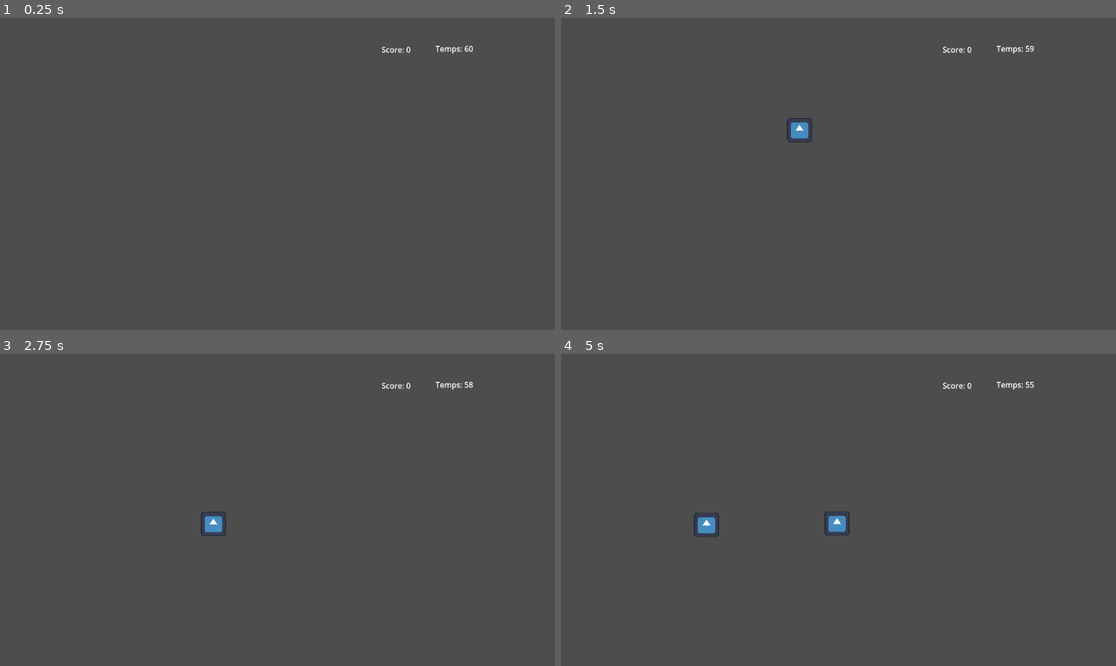
Above: before the commit, frames 1-4 (two rows, left to right).
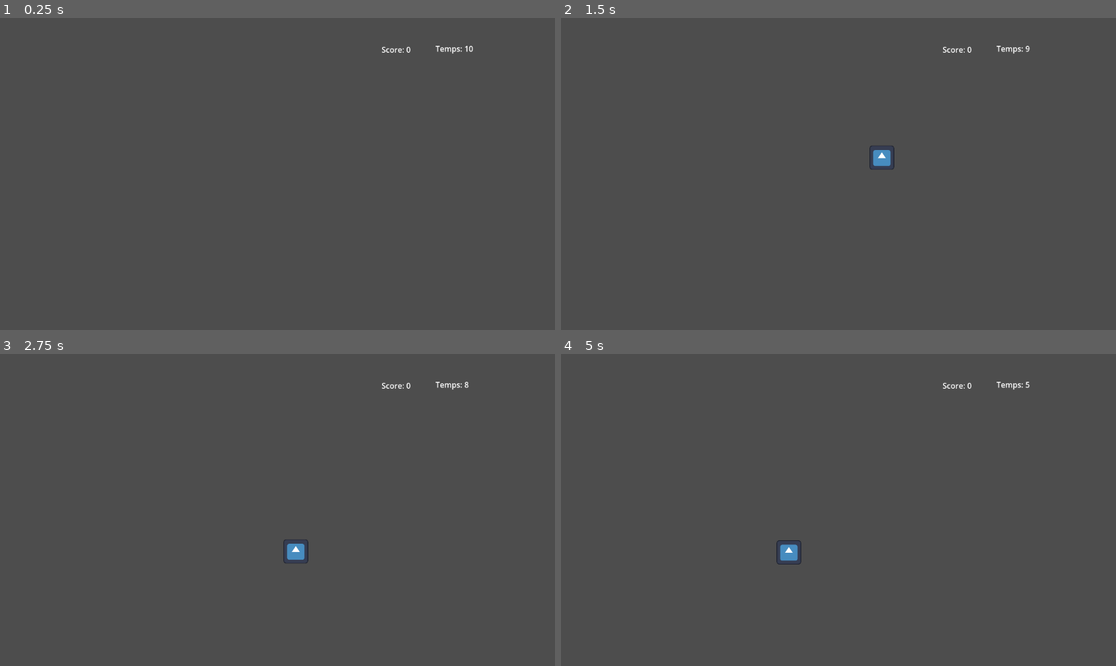
Above: after the commit, the same moments.

Repository: GOAT251/wack-a-mole
Game: Godot game, scene res://main.tscn
Two runs of this game, one before a commit and one after it. Both use one fixed random seed, a clock stepped at 60 frames per second and the inputs below. The engine's default icon, where the game draws it, is replaced by a stand-in: a white triangle on a blue panel in a dark square.
Inputs (mouse positions are in pixels of both pictures, inside the frame that each line leads up to):
- Up to frame 1 (0.25 s): no input
- Up to frame 2 (1.5 s): tap Enter at 0.5 s; move the mouse to (644, 111) at 0.52 s; click (644, 111) at 0.67 s; tap Space at 1.25 s; move the mouse to (710, 111) at 1.27 s; click (710, 111) at 1.42 s
- Up to frame 3 (2.75 s): move the mouse to (222, 450) at 2.02 s; click (222, 450) at 2.17 s
- Up to frame 4 (5 s): tap Enter at 2.75, 4.25 s; move the mouse to (844, 450) at 2.77 s; click (844, 450) at 2.92 s; tap Space at 3.5 s; move the mouse to (916, 450) at 3.52 s; click (916, 450) at 3.67 s; move the mouse to (688, 510) at 4.27 s; click (688, 510) at 4.42 s

The runs differ from the first frame. In frame 1, less than 0.1% of the frame differs, in the area x 83-85%, y 8-11%; in frame 2, 0.4%; in frame 3, 0.4%; in frame 4, 0.6%, in the area x 23-86%, y 8-68%.

Commit message:
Fonctionnalité : Ajout du système de niveaux et de l'écran de fin

Diff:
--- /dev/null
+++ b/end_screen.gd
@@ -0,0 +1,31 @@
+extends CanvasLayer
+
+signal restart_game
+
+# Ces chemins correspondent à la structure où tout est DANS le ColorRect.
+@onready var message_label = $ColorRect/EndMessageLabel
+@onready var restart_button = $ColorRect/RestartButton
+
+
+func _ready():
+	# Ce 'if' est une sécurité. Si le bouton n'est pas trouvé, le jeu ne plantera pas.
+	if restart_button:
+		restart_button.pressed.connect(_on_restart_button_pressed)
+	else:
+		print("ERREUR: Le nœud 'RestartButton' est introuvable dans end_screen.tscn")
+
+
+func set_message(did_win):
+	# Ce 'if' est une sécurité.
+	if message_label:
+		if did_win:
+			message_label.text = "Niveau Réussi !"
+		else:
+			message_label.text = "Game Over"
+	else:
+		print("ERREUR: Le nœud 'EndMessageLabel' est introuvable dans end_screen.tscn")
+
+
+func _on_restart_button_pressed():
+	emit_signal("restart_game")
+	queue_free()
--- /dev/null
+++ b/end_screen.tscn
@@ -0,0 +1,34 @@
+[gd_scene load_steps=2 format=3 uid="uid://bfqbi67uwgub7"]
+
+[ext_resource type="Script" uid="uid://gqnob1bq3r0y" path="res://end_screen.gd" id="1_my301"]
+
+[node name="EndScreen" type="CanvasLayer"]
+script = ExtResource("1_my301")
+
+[node name="ColorRect" type="ColorRect" parent="."]
+offset_right = 1150.0
+offset_bottom = 650.0
+color = Color(0.0885599, 0.0885599, 0.0885599, 1)
+
+[node name="RestartButton" type="Button" parent="ColorRect"]
+layout_mode = 0
+offset_left = 119.0
+offset_top = 121.0
+offset_right = 239.0
+offset_bottom = 152.0
+text = "Recommencer"
+
+[node name="EndMessageLabel" type="Label" parent="ColorRect"]
+layout_mode = 1
+anchors_preset = 8
+anchor_left = 0.5
+anchor_top = 0.5
+anchor_right = 0.5
+anchor_bottom = 0.5
+offset_left = -63.0
+offset_top = -12.0
+offset_right = 58.0
+offset_bottom = 11.0
+grow_horizontal = 2
+grow_vertical = 2
+text = "Partie terminée"
--- a/main.gd
+++ b/main.gd
@@ -1,8 +1,11 @@
 extends Node2D
+
+const EndScreenScene = preload("res://end_screen.tscn")
 
 var score = 0
 var mole_holes = []
-var time_left = 60
+var time_left = 10 # Réglé à 10 pour les tests
+var target_score = 200
 
 @onready var spawn_timer = $Timers/SpawnTimer
 @onready var game_timer = $Timers/GameTimer
@@ -11,31 +14,34 @@
 
 
 func _ready():
+	# On récupère directement les taupes, car ce sont les enfants du GridContainer
 	mole_holes = grid.get_children()
 
+	# On connecte les signaux de chaque taupe
 	for hole in mole_holes:
-		# On doit maintenant connecter DEUX signaux pour chaque trou !
 		hole.mole_hit.connect(_on_mole_hit)
-		hole.friend_hit.connect(_on_friend_hit) # NOUVELLE CONNEXION
+		hole.friend_hit.connect(_on_friend_hit)
 
+	# On connecte les timers
 	spawn_timer.timeout.connect(_on_spawn_timer_timeout)
 	game_timer.timeout.connect(_on_game_timer_timeout)
 
-	# On met à jour l'UI une première fois au début du jeu
+	# On met à jour l'affichage initial de l'UI
 	ui.update_score(score)
 	ui.update_time(time_left)
 
 
+# Le reste du code ne change pas.
+
 func _on_spawn_timer_timeout():
+	if mole_holes.is_empty():
+		return
+
 	var random_hole = mole_holes.pick_random()
-
 	if not random_hole.is_active:
-		# NOUVELLE LOGIQUE : on choisit au hasard ce qu'on va montrer.
-		# randf() donne un nombre aléatoire entre 0.0 et 1.0.
-		if randf() > 0.2: # 80% de chance d'avoir une taupe
-			# On appelle la nouvelle fonction en lui précisant le type
+		if randf() > 0.2:
 			random_hole.show_target("mole")
-		else: # 20% de chance d'avoir un ami
+		else:
 			random_hole.show_target("friend")
 
 
@@ -44,10 +50,8 @@
 	ui.update_score(score)
 
 
-# NOUVELLE FONCTION pour gérer la pénalité quand on frappe un ami.
 func _on_friend_hit():
-	score -= 50 # Grosse pénalité !
-	# On s'assure que le score ne devient pas négatif
+	score -= 50
 	if score < 0:
 		score = 0
 	ui.update_score(score)
@@ -64,4 +68,16 @@
 func game_over():
 	spawn_timer.stop()
 	game_timer.stop()
-	print("GAME OVER! Score final: ", score)
+
+	var end_screen_instance = EndScreenScene.instantiate()
+
+	var player_won = score >= target_score
+	end_screen_instance.set_message(player_won)
+
+	end_screen_instance.restart_game.connect(restart_game)
+
+	add_child(end_screen_instance)
+
+
+func restart_game():
+	get_tree().reload_current_scene()
--- a/mole.gd
+++ b/mole.gd
@@ -1,23 +1,29 @@
+
 extends Area2D
 
 signal mole_hit
 signal friend_hit
 
 var is_active = false
+# target_type n'est plus vraiment nécessaire, mais on le garde pour la clarté.
 var target_type = "mole"
 
-@onready var mole_sprite = $MoleSprite
-# ---- LA FAUTE DE FRAPPE EST CORRIGÉE ICI ----
-@onready var friend_sprite = $FriendSprite
-# ---------------------------------------------
+@onready var mole_unit = $MoleUnit
+@onready var friend_unit = $FriendUnit
 @onready var visibility_timer = $VisibilityTime
 
 
 func _ready():
-	mole_sprite.visible = false
-	friend_sprite.visible = false
+	mole_unit.visible = false
+	friend_unit.visible = false
 	visibility_timer.timeout.connect(hide_target)
-	input_event.connect(_on_input_event)
+
+	# ---- CHANGEMENT MAJEUR ----
+	# On ne se connecte plus à notre propre signal.
+	# On se connecte aux signaux de nos ENFANTS !
+	mole_unit.input_event.connect(_on_mole_unit_input)
+	friend_unit.input_event.connect(_on_friend_unit_input)
+	# --------------------------
 
 
 func show_target(type):
@@ -25,51 +31,33 @@
 	is_active = true
 
 	if target_type == "mole":
-		mole_sprite.visible = true
+		mole_unit.visible = true
+		friend_unit.visible = false
 	else:
-		friend_sprite.visible = true
+		friend_unit.visible = true
+		mole_unit.visible = false
 
-	visibility_timer.start(1.2)
+	visibility_timer.start(1.0)
 
 
 func hide_target():
 	is_active = false
-	mole_sprite.visible = false
-	friend_sprite.visible = false
+	mole_unit.visible = false
+	friend_unit.visible = false
 	visibility_timer.stop()
 
 
-# Version de débogage la plus détaillée possible
-func _on_input_event(_viewport, event, _shape_idx):
-	print("--- NOUVEAU TEST DE CLIC ---")
-	print("Type de cible actuel: ", target_type)
-	print("is_active est: ", is_active)
+# NOUVELLE FONCTION qui ne sera appelée QUE si on clique sur MoleUnit.
+func _on_mole_unit_input(_viewport, event, _shape_idx):
+	# On vérifie si c'est un clic valide et si la cible est active.
+	if event is InputEventMouseButton and event.pressed and is_active:
+		emit_signal("mole_hit")
+		hide_target()
 
-	# Étape 1: On vérifie si c'est bien un événement de souris.
-	var is_mouse_button = event is InputEventMouseButton
-	print("1. Est-ce un clic de souris ? -> ", is_mouse_button)
 
-	# Si ce n'est même pas un clic de souris, on s'arrête là.
-	if not is_mouse_button:
-		print(">>> ÉCHEC: Ce n'est pas un événement de souris. On ignore.")
-		return
-
-	# Si on arrive ici, c'est que c'est bien un clic de souris.
-	# Étape 2: On vérifie si le bouton est "pressé" (et non "relâché").
-	var is_pressed = event.pressed
-	print("2. Est-ce que le bouton est 'pressé' ? -> ", is_pressed)
-
-	# Étape 3: On vérifie notre propre variable.
-	print("3. Est-ce que 'is_active' est vrai ? -> ", is_active)
-
-	# Maintenant, on fait le test final.
-	if is_pressed and is_active:
-		print(">>> SUCCÈS: Toutes les conditions sont VRAIES. Le clic est valide.")
-		if target_type == "mole":
-			emit_signal("mole_hit")
-		else:
-			emit_signal("friend_hit")
-
+# NOUVELLE FONCTION qui ne sera appelée QUE si on clique sur FriendUnit.
+func _on_friend_unit_input(_viewport, event, _shape_idx):
+	# On vérifie si c'est un clic valide et si la cible est active.
+	if event is InputEventMouseButton and event.pressed and is_active:
+		emit_signal("friend_hit")
 		hide_target()
-	else:
-		print(">>> ÉCHEC FINAL: Une des conditions 2 ou 3 est fausse. Le clic est ignoré.")
--- a/mole.tscn
+++ b/mole.tscn
@@ -6,23 +6,33 @@
 [node name="mole" type="Area2D"]
 script = ExtResource("1_fo5de")
 
-[node name="MoleSprite" type="Sprite2D" parent="."]
+[node name="VisibilityTime" type="Timer" parent="."]
+one_shot = true
+
+[node name="MoleUnit" type="Area2D" parent="."]
+
+[node name="MoleSprite" type="Sprite2D" parent="MoleUnit"]
 z_index = 10
-position = Vector2(39, 34)
+position = Vector2(210.00002, 91)
 scale = Vector2(0.4023437, 0.39453113)
 texture = ExtResource("2_m3rin")
 
-[node name="VisibilityTime" type="Timer" parent="."]
-one_shot = true
+[node name="MoleCollision" type="CollisionPolygon2D" parent="MoleUnit"]
+position = Vector2(209.99998, 89.99999)
+scale = Vector2(0.4023437, 0.39453113)
+polygon = PackedVector2Array(59.1, -64, -59, -64, -63.8, -59, -64, 61, -60.3, 64, 59.6, 64, 63.9, 59, 64, -61.1)
 
-[node name="CollisionPolygon2D" type="CollisionPolygon2D" parent="."]
-position = Vector2(38.000004, 33)
-scale = Vector2(0.4023437, 0.39453113)
-polygon = PackedVector2Array(62.07675, -61.023254, -56.023254, -61.023254, -60.823257, -56.023254, -61.023254, 63.976746, -57.323257, 66.976746, 62.57675, 66.976746, 66.87674, 61.976746, 66.976746, -58.12326)
+[node name="FriendUnit" type="Area2D" parent="."]
+position = Vector2(251, -4)
 
-[node name="FriendSprite" type="Sprite2D" parent="."]
+[node name="FriendSprite" type="Sprite2D" parent="FriendUnit"]
 modulate = Color(0.7407497, 0.20339322, 0.2988134, 1)
 z_index = 10
-position = Vector2(40.000015, 34)
+position = Vector2(-137.99997, 47)
 scale = Vector2(0.39718807, 0.3846912)
 texture = ExtResource("2_m3rin")
+
+[node name="FriendCollision" type="CollisionPolygon2D" parent="FriendUnit"]
+position = Vector2(-137.99998, 47)
+scale = Vector2(0.39718807, 0.3846912)
+polygon = PackedVector2Array(59.1, -64, -59, -64, -63.8, -59, -64, 61, -60.3, 64, 59.6, 64, 63.9, 59, 64, -61.1)
--- a/ui.gd
+++ b/ui.gd
@@ -1,13 +1,13 @@
 extends CanvasLayer
 
-# Raccourcis vers les labels qui sont DANS CETTE SCÈNE
+# Raccourcis vers les labels de cette scène.
 @onready var score_label = $ScoreLabel
 @onready var time_label = $TimeLabel
 
-# Une fonction que la scène Main pourra appeler pour mettre à jour le score
+# Fonction pour mettre à jour le score, appelée par "main.gd".
 func update_score(new_score):
 	score_label.text = "Score: " + str(new_score)
 
-# Une fonction que la scène Main pourra appeler pour mettre à jour le temps
+# Fonction pour mettre à jour le temps, appelée par "main.gd".
 func update_time(new_time):
 	time_label.text = "Temps: " + str(new_time)
Not shown, added: end_screen.gd.uid
